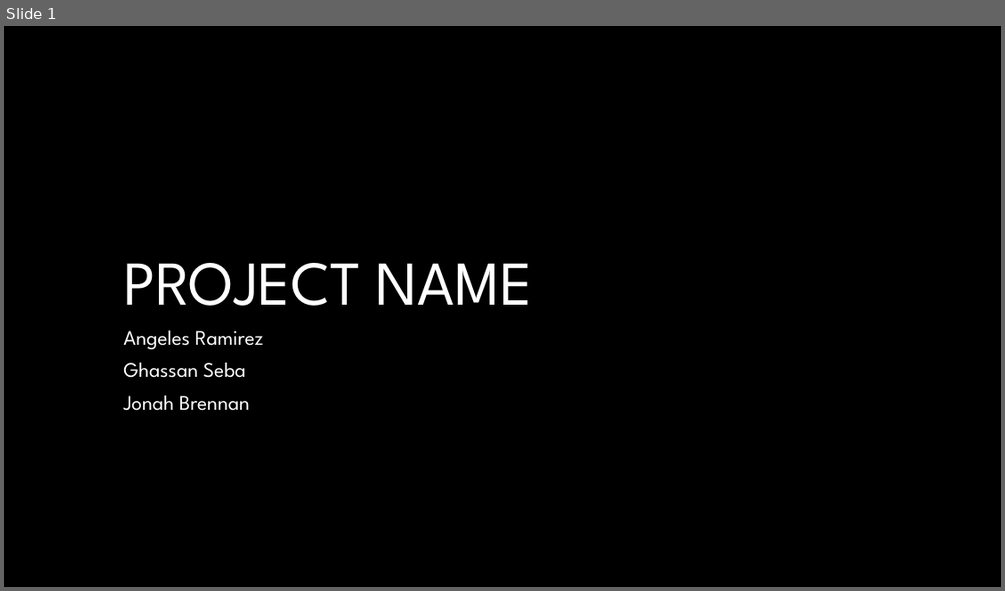
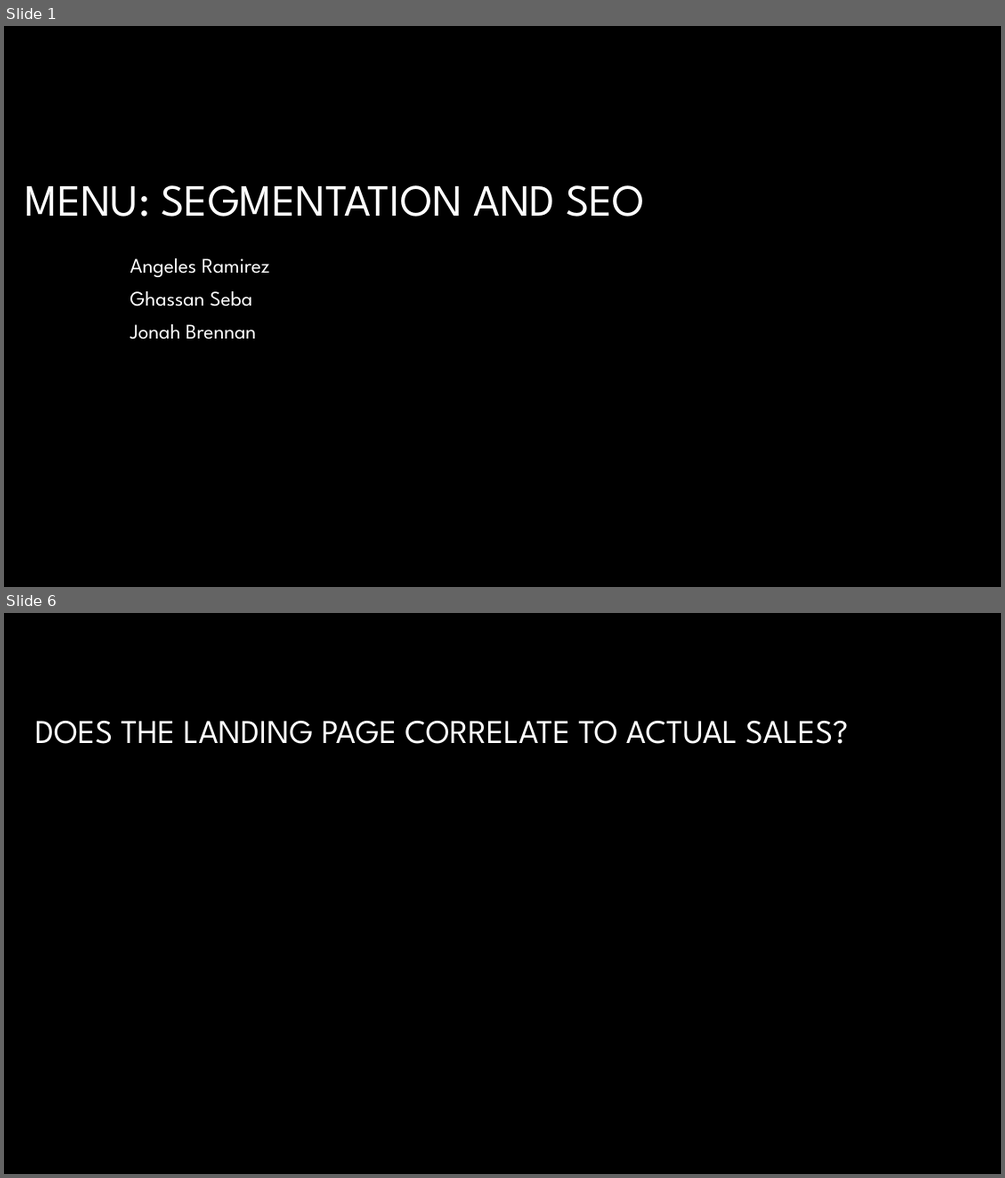
Before and after one commit to gseba/jaguars_project, a slide deck: Jaguars_Project_PPT.pptx. Shown one above the other, each under a label of ours: slide 1 before the commit, slides 1 and 6 after it; the slides between them are not shown. The pictures are 1005x591 and 1005x1178 pixels, drawn with LibreOffice and Linux fonts; fonts in the diff are those of the drawing; background and template pictures are left out. Boxes give left, top, right and bottom in pixels: in the first picture for what was removed or moved away, otherwise in the second. Text is boxed around its words. In the diff, an @@ line names an element or a change of style, - is before the commit and + after.

Commit message:
project scope update

```diff
--- a/Jaguars_Project_PPT.pptx
+++ b/Jaguars_Project_PPT.pptx
@@ slide 6 added at (4, 613, 1001, 1174), background #000000 @@
@@ title added at (35, 721, 848, 744), 32 pt, text #FFFFFF @@
+DOES THE LANDING PAGE CORRELATE TO ACTUAL SALES?
@@ slide 1 changed as well @@
@@ title at (25, 185, 645, 216): text changed; size 60 to 43 pt @@
-PROJECT NAME
+MENU: SEGMENTATION AND SEO
@@ subtitle "Angeles Ramirez": place and size @@
-subtitle "Angeles Ramirez" at (123, 330, 264, 410)
+subtitle "Angeles Ramirez" at (130, 258, 270, 339)
```
Also in this commit, not shown: 6 other slides added, 7 slides removed, 1 other file.
